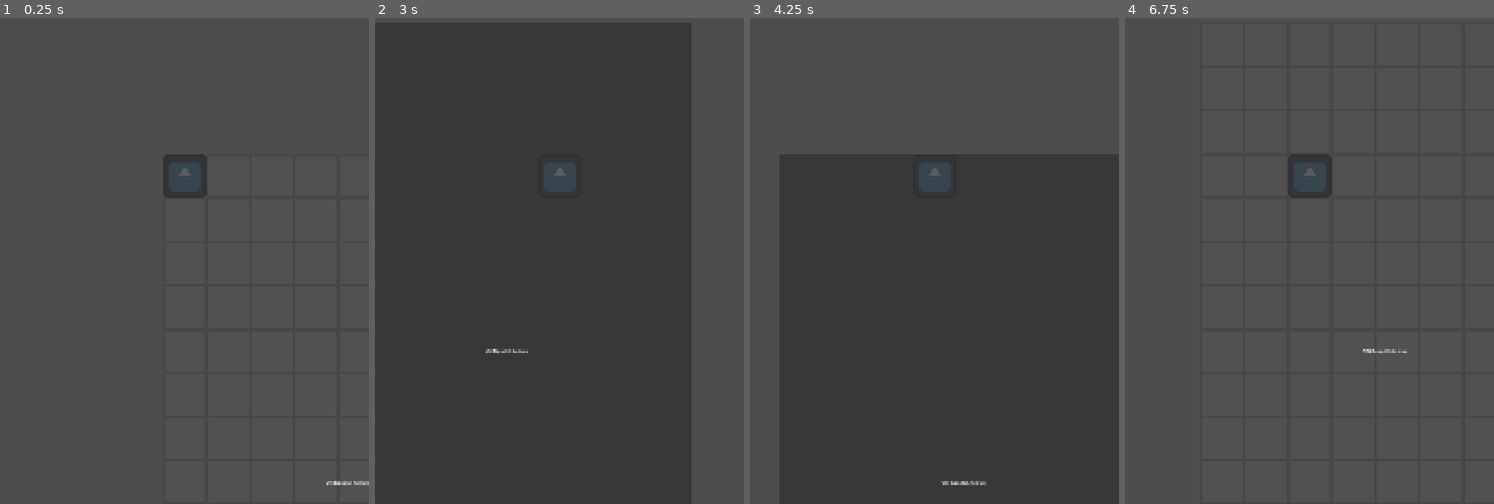
Above: before the commit, frames 1-4 (left to right).
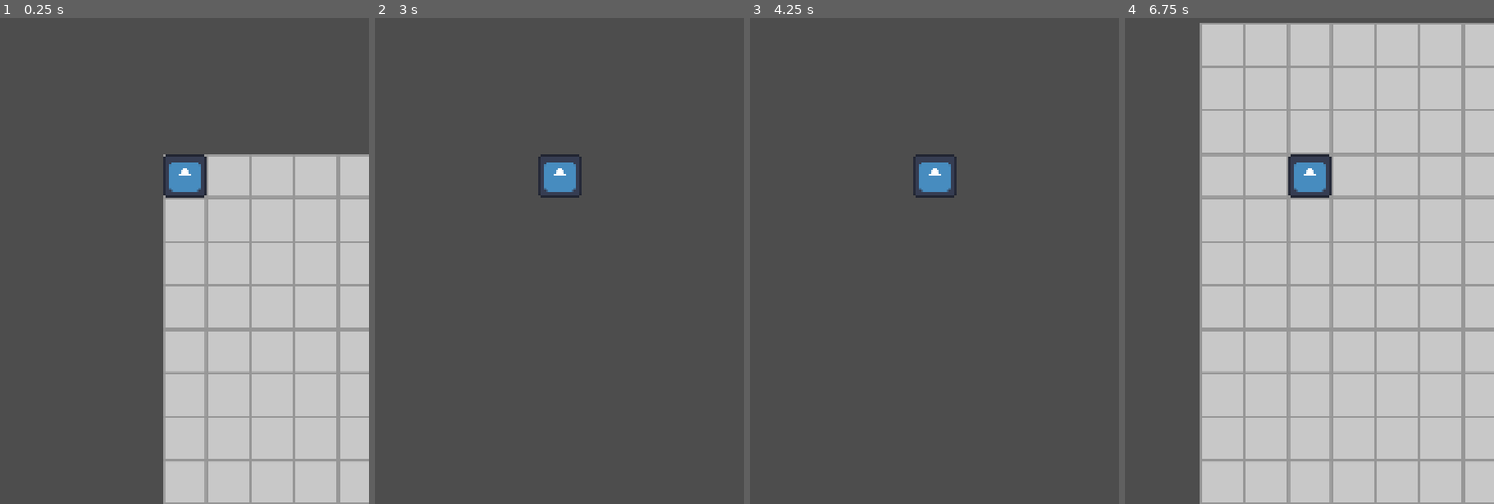
Above: after the commit, the same moments.

Repository: djacc/ynn_taelion
Game: Godot game, scene res://scenes/Main/main.tscn
The game is run twice, just before and just after one commit, with the same random seed, the same clock (stepped at 60 frames per second) and the same inputs. The engine's default icon, where the game draws it, is replaced by a stand-in: a white triangle on a blue panel in a dark square.
Inputs:
- Up to frame 1 (0.25 s): no input
- Up to frame 2 (3 s): tap Enter (ui_accept) at 0.5, 0.77, 1.52 s; hold D (right) 0.53-1.28 s; hold E (interact) 0.53-1.28 s; hold S (down) 1.28-2.03 s; tap E (interact) at 1.35, 2.85 s; hold D (right) 2.03-2.78 s; hold E (interact) 2.03-2.78 s; hold W (up) from 2.78 s (still down)
- Up to frame 3 (4.25 s): tap Enter (ui_accept) at 3.02, 3.77 s; release W (up) at 3.53 s; hold A (left) from 3.53 s (still down); hold E (interact) from 3.53 s (still down)
- Up to frame 4 (6.75 s): release E (interact) at 4.28 s; tap E (interact) at 4.35, 5.85 s; tap Enter (ui_accept) at 4.52, 6.02 s; release A (left) at 5.03 s; hold S (down) 5.03-5.78 s; hold E (interact) 5.03-5.78 s; hold D (right) 5.78-6.53 s; hold W (up) from 6.53 s (still down); hold E (interact) from 6.53 s (still down)

The runs differ from the first frame. In frame 1, 40% of the frame differs, in the area x 44-100%, y 28-100%; in frame 2, 0.9%; in frame 3, 0.9%; in frame 4, 79%, in the area x 20-100%, y 1-100%.

Commit message:
VN: Implement signal-based camera binding system for VNBaseUI

Diff:
--- a/new-game-project/scripts/VNManager.gd
+++ b/new-game-project/scripts/VNManager.gd
@@ -14,8 +14,12 @@
 	# Start inactive by default
 	is_active = false
 
-	# Create and add VNBaseUI scene
-	create_vn_base_ui()
+	# Listen for player spawn signal
+	connect_to_player_spawn_signal()
+
+	# Don't create VNBaseUI yet - wait for player spawn
+	if debug_prints:
+		print("DEBUG: Waiting for player spawn signal...")
 
 	test_basic_functions()
 
@@ -35,42 +39,51 @@
 	"""Check if VN system is active"""
 	return is_active
 
-func find_player_camera() -> Camera2D:
-	"""Find the player's Camera2D node"""
+func connect_to_player_spawn_signal():
+	"""Connect to the player spawn signal"""
 	if debug_prints:
-		print("DEBUG: Looking for player camera...")
+		print("DEBUG: Attempting to connect to player spawn signal...")
 
-	# Try to find the player node first
-	var player = get_tree().get_first_node_in_group("player")
-	if player:
+	# Try to connect to the signal from the SpawnManager
+	var spawn_manager = get_node_or_null("../SpawnManager")
+	if spawn_manager and spawn_manager.has_signal("player_spawned"):
+		spawn_manager.connect("player_spawned", _on_player_spawned)
 		if debug_prints:
-			print("DEBUG: Found player: ", player.name)
+			print("DEBUG: Connected to SpawnManager player_spawned signal")
+	else:
+		if debug_prints:
+			print("WARNING: SpawnManager or player_spawned signal not found")
+			print("DEBUG: Will try to connect later...")
 
-		# Look for Camera2D as a child of the player
-		var camera = player.get_node_or_null("Camera2D")
-		if camera:
-			if debug_prints:
-				print("DEBUG: Found player camera: ", camera.name)
-			return camera
-		else:
-			if debug_prints:
-				print("DEBUG: No Camera2D found as child of player")
+func _on_player_spawned(player_node: Node):
+	"""Called when player is spawned"""
+	if debug_prints:
+		print("DEBUG: Player spawned signal received: ", player_node.name)
 
-	# Alternative: search for any Camera2D in the scene
-	var cameras = get_tree().get_nodes_in_group("camera")
-	if cameras.size() > 0:
+	# Now create and attach VNBaseUI to the player's camera
+	create_vn_base_ui_for_player(player_node)
+
+func create_vn_base_ui_for_player(player_node: Node):
+	"""Create VNBaseUI and attach to the specific player's camera"""
+	if debug_prints:
+		print("DEBUG: Creating VNBaseUI for player: ", player_node.name)
+
+	# Look for Camera2D as a child of the player
+	var camera = player_node.get_node_or_null("Camera2D")
+	if camera:
 		if debug_prints:
-			print("DEBUG: Found camera in camera group: ", cameras[0].name)
-		return cameras[0]
+			print("DEBUG: Found player camera: ", camera.name)
 
+		# Create and attach VNBaseUI to the camera
+		create_vn_base_ui_at_camera(camera)
+	else:
+		if debug_prints:
+			print("ERROR: No Camera2D found as child of player")
+
+func create_vn_base_ui_at_camera(camera: Camera2D):
+	"""Create VNBaseUI and attach to the specified camera"""
 	if debug_prints:
-		print("DEBUG: No player camera found")
-	return null
-
-func create_vn_base_ui():
-	"""Create and add VNBaseUI scene to the player's camera"""
-	if debug_prints:
-		print("DEBUG: Creating VNBaseUI scene...")
+		print("DEBUG: Creating VNBaseUI at camera: ", camera.name)
 
 	# Load the VNBaseUI scene
 	var vn_base_ui_scene = load("res://scenes/VN/VNBaseUI.tscn")
@@ -78,18 +91,10 @@
 		# Instantiate the scene
 		var vn_base_ui = vn_base_ui_scene.instantiate()
 
-		# Find the player's camera to attach the UI
-		var player_camera = find_player_camera()
-		if player_camera:
-			# Add VNBaseUI as a child of the player's camera
-			player_camera.add_child(vn_base_ui)
-			if debug_prints:
-				print("DEBUG: VNBaseUI attached to player camera: ", player_camera.name)
-		else:
-			# Fallback: add to VNManager if camera not found
-			add_child(vn_base_ui)
-			if debug_prints:
-				print("WARNING: Player camera not found, VNBaseUI added to VNManager")
+		# Add VNBaseUI as a child of the camera
+		camera.add_child(vn_base_ui)
+		if debug_prints:
+			print("DEBUG: VNBaseUI attached to camera: ", camera.name)
 
 		# Add to current UI elements array
 		current_ui_elements.append(vn_base_ui)
@@ -100,6 +105,12 @@
 	else:
 		if debug_prints:
 			print("ERROR: Failed to load VNBaseUI scene")
+
+func create_vn_base_ui():
+	"""Legacy function - now handled by signal-based system"""
+	if debug_prints:
+		print("DEBUG: create_vn_base_ui() called - this is now handled by signal system")
+		print("DEBUG: VNBaseUI will be created when player spawns")
 
 func test_basic_functions():
 	"""Test basic manager functionality"""
